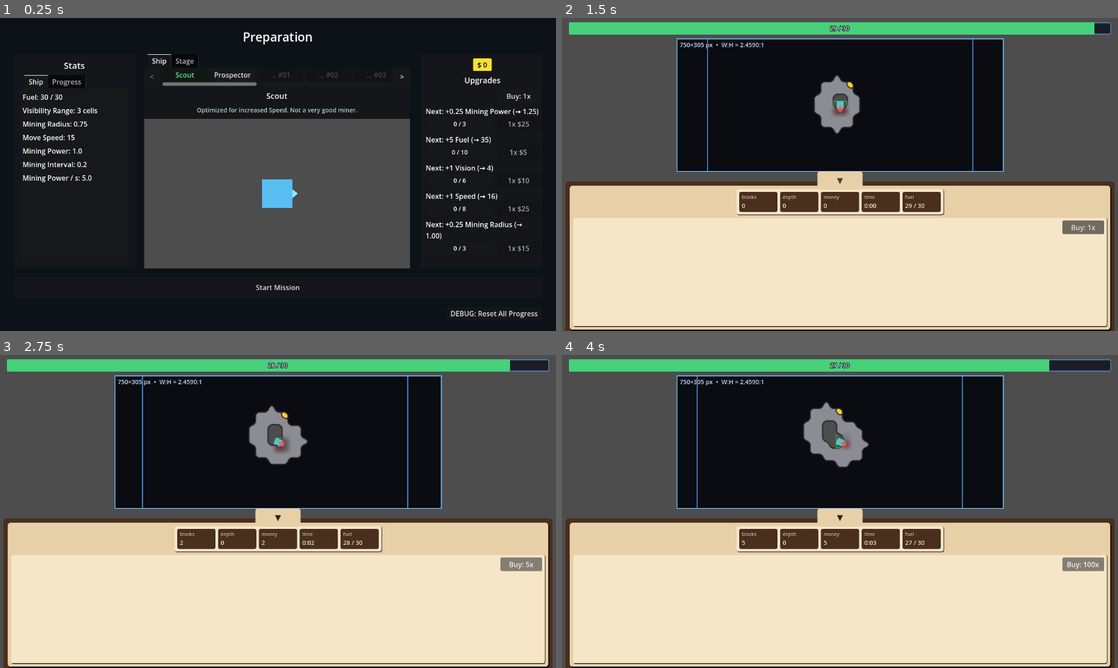
Above: before the commit, frames 1-4 (two rows, left to right).
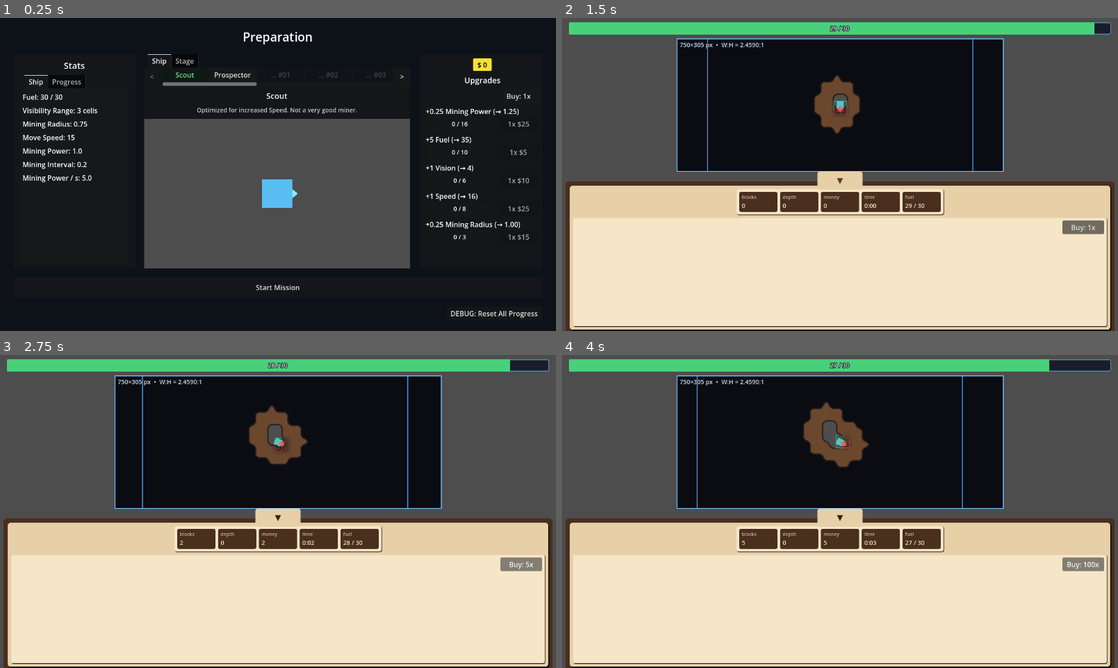
Above: after the commit, the same moments.

Repository: caboyd/blast_game
Game: Godot game, scene res://scenes/prep/Prep.tscn
The game is run twice, just before and just after one commit, with the same random seed, the same clock (stepped at 60 frames per second) and the same inputs.
Inputs:
- Up to frame 1 (0.25 s): no input
- Up to frame 2 (1.5 s): click "Start Mission" at 0.5 s; click "▲" at 1.25 s
- Up to frame 3 (2.75 s): click "Buy: 1x" at 2 s
- Up to frame 4 (4 s): click "Buy: 5x" at 2.75 s; click "Buy: 25x" at 3.5 s

The runs differ from the first frame. In frame 1, 1.0% of the frame differs, in the area x 76-97%, y 28-75%; in frame 2, 0.9%; in frame 3, 1.1%; in frame 4, 1.2%, in the area x 43-56%, y 15-36%.

Commit message:
Update mining mechanics and ship data for improved gameplay
- Adjusted Scout ship's cost value and max level to enhance balance.
- Refined Planet1 script to improve ship spawning and terrain interaction.
- Updated MiningWorld script to introduce new dirt type and enhance chunk generation logic.
- Added functionality for dirt stamping in the MiningWorld to improve terrain management.

Diff:
--- a/data/ships/scout.tres
+++ b/data/ships/scout.tres
@@ -15,8 +15,8 @@
 id = &"mining_power"
 shop_display_name = "Mining Power"
 base_cost = 25
-cost_value = 1.2
-max_level = 3
+cost_value = 1.0
+max_level = 16
 effects = [SubResource("eff_mp")]
 
 [sub_resource type="Resource" id="eff_ft"]
--- a/scripts/planets/Planet1.gd
+++ b/scripts/planets/Planet1.gd
@@ -31,7 +31,9 @@
 	if _ship and _mining_world:
 		_ship.grid = _mining_world
 		# Hull origin at the middle of chunk (0,0) in grid/world space.
-		_ship.position = MiningWorld.get_chunk_center_world(Vector2i.ZERO)
+		var spawn_world: Vector2 = MiningWorld.get_chunk_center_world(Vector2i.ZERO)
+		_ship.position = spawn_world
+		_mining_world.stamp_dirt_chebyshev_from_world(spawn_world, 4)
 		_ship.carve_hull_terrain_on_spawn()
 	if _ship and not _ship.out_of_fuel.is_connected(_on_ship_out_of_fuel):
 		_ship.out_of_fuel.connect(_on_ship_out_of_fuel)
--- a/scripts/prep/Prep.gd
+++ b/scripts/prep/Prep.gd
@@ -490,9 +490,7 @@
 		label.text = ""
 		return
 	var prefix: String = ""
-	if next_teaser:
-		prefix = "Next: "
-	elif n_disp > 1:
+	if n_disp > 1:
 		prefix = "×%d: " % n_disp
 	var body: String = " · ".join(parts)
 	label.text = prefix + body
--- a/scripts/world/MiningWorld.gd
+++ b/scripts/world/MiningWorld.gd
@@ -5,15 +5,17 @@
 const CELL_SIZE_PX := 8.0
 
 const TYPE_EMPTY := 0
-const TYPE_STONE := 1
-const TYPE_GOLD := 2
-const TYPE_COUNT := 3
-
-static var TYPE_MAX_HP: PackedInt32Array = PackedInt32Array([0, 5, 5])
-static var TYPE_MONEY: PackedInt32Array = PackedInt32Array([0, 1, 15])
+const TYPE_DIRT := 1
+const TYPE_STONE := 2
+const TYPE_GOLD := 3
+const TYPE_COUNT := 4
+
+static var TYPE_MAX_HP: PackedInt32Array = PackedInt32Array([0, 5, 50, 5])
+static var TYPE_MONEY: PackedInt32Array = PackedInt32Array([0, 1, 2, 15])
 static var TYPE_COLOR: PackedColorArray = PackedColorArray([
 	Color(0.0, 0.0, 0.0, 0.0),
-	Color(0.55, 0.55, 0.58, 1.0),
+	Color(0.42, 0.28, 0.18, 1.0),
+	Color(0.52, 0.52, 0.55, 1.0),
 	Color(1.0, 0.82, 0.2, 1.0),
 ])
 
@@ -36,8 +38,15 @@
 @export var stage_seed: int = 0
 @export var view_margin_cells: int = 2
 @export var reveal_save_debounce_s: float = 1.0
-## Probability per cell of being gold during chunk generation. Sparse by default.
+## Probability per cell during gold pass (after dirt + rock splats). Sparse by default.
 @export_range(0.0, 1.0, 0.0001) var gold_density: float = 0.012
+
+
+const _VEIN_NEIGHBOR_DIRS: Array[Vector2i] = [
+	Vector2i(-1, -1), Vector2i(0, -1), Vector2i(1, -1),
+	Vector2i(-1, 0), Vector2i(1, 0),
+	Vector2i(-1, 1), Vector2i(0, 1), Vector2i(1, 1),
+]
 
 var _chunks: Dictionary = {} # Vector2i -> { cells, hp, revealed PackedByteArray }
 
@@ -118,15 +127,66 @@
 	var revealed := PackedByteArray()
 	revealed.resize(n)
 
+	var dirt_hp: int = clampi(int(TYPE_MAX_HP[TYPE_DIRT]), 0, 255)
 	var stone_hp: int = clampi(int(TYPE_MAX_HP[TYPE_STONE]), 0, 255)
 	var gold_hp: int = clampi(int(TYPE_MAX_HP[TYPE_GOLD]), 0, 255)
+
 	for i in n:
-		if rng.randf() < gold_density:
-			cells[i] = TYPE_GOLD
-			hp[i] = gold_hp
-		else:
-			cells[i] = TYPE_STONE
-			hp[i] = stone_hp
+		cells[i] = TYPE_DIRT
+		hp[i] = dirt_hp
+
+	var num_splats: int = rng.randi_range(1, 3)
+	for _s in num_splats:
+		var splat_r: int = rng.randi_range(2, 5)
+		var cx: int = rng.randi_range(0, CHUNK_SIZE - 1)
+		var cy: int = rng.randi_range(0, CHUNK_SIZE - 1)
+		var r2: int = splat_r * splat_r
+		for ly in CHUNK_SIZE:
+			for lx in CHUNK_SIZE:
+				var dx: int = lx - cx
+				var dy: int = ly - cy
+				if dx * dx + dy * dy > r2:
+					continue
+				var idx: int = ly * CHUNK_SIZE + lx
+				cells[idx] = TYPE_STONE
+				hp[idx] = stone_hp
+
+	var order: Array[int] = []
+	order.resize(n)
+	for i in n:
+		order[i] = i
+	for ii in range(n - 1, 0, -1):
+		var jj: int = rng.randi_range(0, ii)
+		var tmp: int = order[ii]
+		order[ii] = order[jj]
+		order[jj] = tmp
+
+	for idx_cell in order:
+		if rng.randf() >= gold_density:
+			continue
+		var t: int = int(cells[idx_cell])
+		var lx: int = idx_cell % CHUNK_SIZE
+		var ly: int = int(floor(float(idx_cell) / float(CHUNK_SIZE)))
+		if t == TYPE_DIRT:
+			cells[idx_cell] = TYPE_GOLD
+			hp[idx_cell] = gold_hp
+		elif t == TYPE_STONE:
+			cells[idx_cell] = TYPE_GOLD
+			hp[idx_cell] = gold_hp
+			var interior: bool = lx >= 1 and lx < CHUNK_SIZE - 1 and ly >= 1 and ly < CHUNK_SIZE - 1
+			if interior:
+				var entrance_i: int = rng.randi_range(0, _VEIN_NEIGHBOR_DIRS.size() - 1)
+				for ni in _VEIN_NEIGHBOR_DIRS.size():
+					var dir: Vector2i = _VEIN_NEIGHBOR_DIRS[ni]
+					var nx: int = lx + dir.x
+					var ny: int = ly + dir.y
+					var nidx: int = ny * CHUNK_SIZE + nx
+					if ni == entrance_i:
+						cells[nidx] = TYPE_DIRT
+						hp[nidx] = dirt_hp
+					else:
+						cells[nidx] = TYPE_STONE
+						hp[nidx] = stone_hp
 
 	_chunks[chunk] = {"cells": cells, "hp": hp, "revealed": revealed}
 	_apply_static_overrides_for_chunk(chunk)
@@ -146,6 +206,26 @@
 		var h: int = int(o["hp"])
 		cells[idx] = tid
 		hparr[idx] = clampi(h, 0, 255)
+
+
+## Soft terrain fill: Chebyshev radius `radius_cells` (square: ±radius on both axes). Ensures chunks.
+func stamp_dirt_chebyshev_from_world(world_pos: Vector2, radius_cells: int) -> void:
+	if radius_cells < 0:
+		return
+	var center_cell := world_pos_to_cell(world_pos)
+	var dirt_hp: int = clampi(int(TYPE_MAX_HP[TYPE_DIRT]), 0, 255)
+	for dy in range(-radius_cells, radius_cells + 1):
+		for dx in range(-radius_cells, radius_cells + 1):
+			var c := Vector2i(center_cell.x + dx, center_cell.y + dy)
+			var ch := _cell_to_chunk_coord(c)
+			_ensure_chunk(ch)
+			var data: Dictionary = _chunks[ch]
+			var cells_ba: PackedByteArray = data["cells"]
+			var hp_ba: PackedByteArray = data["hp"]
+			var idx: int = _cell_to_local_in_chunk(c, ch)
+			cells_ba[idx] = TYPE_DIRT
+			hp_ba[idx] = dirt_hp
+	_visual_dirty = true
 
 
 func _load_persisted_reveals() -> void:
@@ -165,6 +245,7 @@
 ## Mineable block types for prep UI (per-stage list; uses TYPE_MAX_HP / TYPE_MONEY).
 static func get_stage_block_type_rows() -> Array[Dictionary]:
 	return [
+		{"type_id": TYPE_DIRT, "label": "Dirt"},
 		{"type_id": TYPE_STONE, "label": "Stone"},
 		{"type_id": TYPE_GOLD, "label": "Gold"},
 	]
